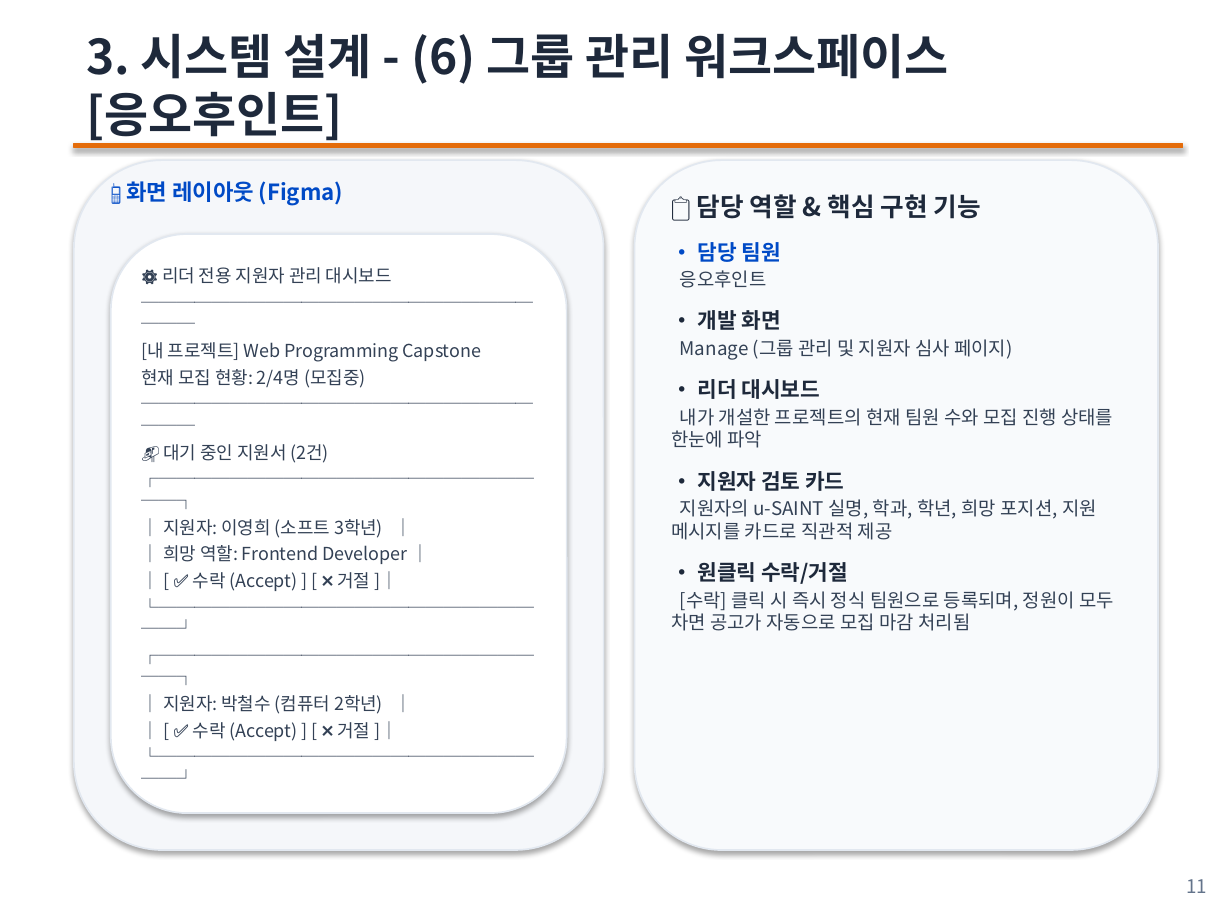
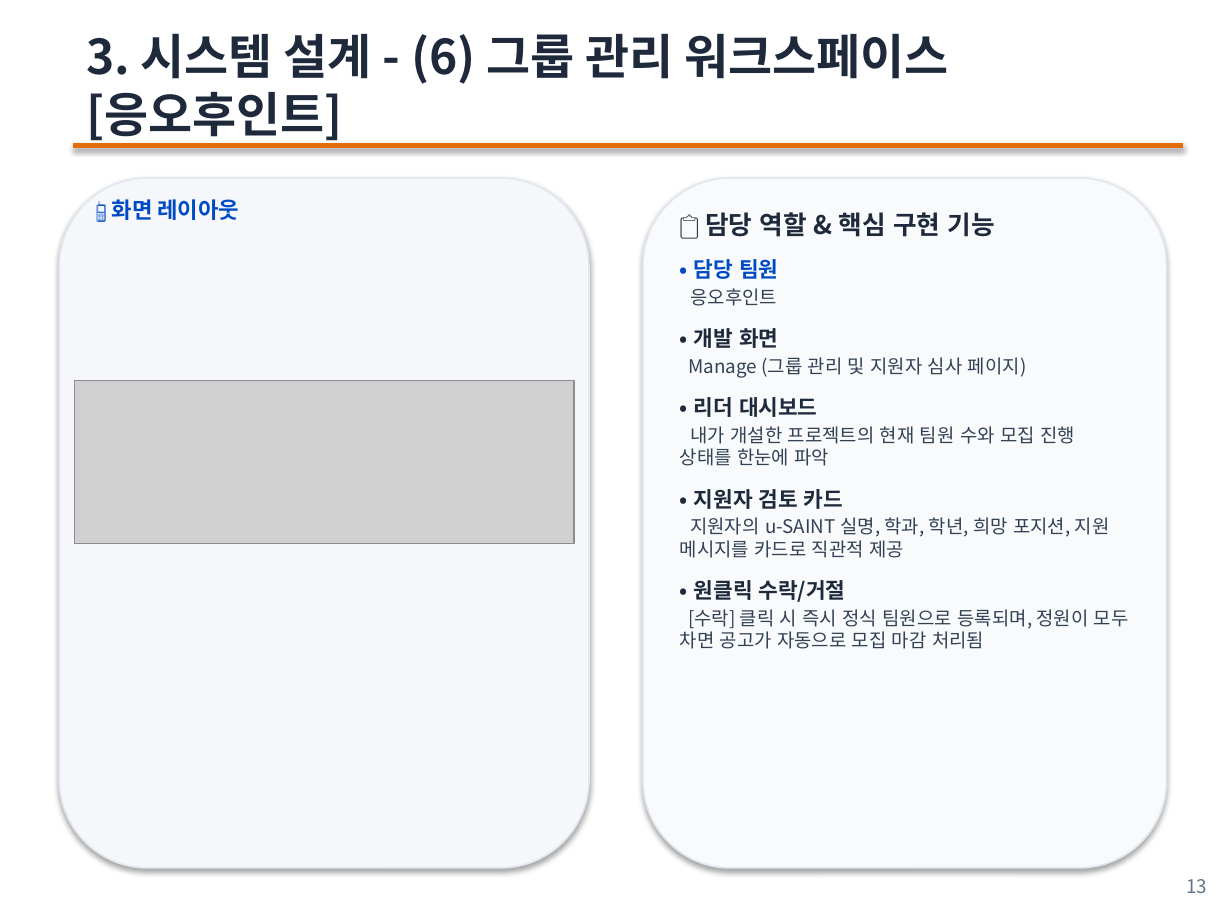
Before and after one commit to OnlyDev321/campus-match, a slide deck: slide 13 of CampusMatch.pptx (slide 12 before the commit). Drawn at 1232x924 pixels with LibreOffice and Linux fonts; fonts in the diff are those of the drawing; grey boxes stand for pictures. Boxes give left, top, right and bottom in pixels: in the first picture for what was removed or moved away, otherwise in the second. Text is boxed around its words. In the diff, an @@ line names an element or a change of style, - is before the commit and + after.

```diff
--- a/CampusMatch.pptx
+++ b/CampusMatch.pptx
@@ rounded rectangle: place and size @@
-rounded rectangle at (74, 160, 604, 850)
+rounded rectangle at (59, 179, 589, 869)
@@ rounded rectangle: place and size @@
-rounded rectangle at (634, 160, 1158, 850)
+rounded rectangle at (643, 179, 1167, 869)
@@ text at (112, 199, 240, 220): text changed @@
-📱 화면 레이아웃 (Figma)
+📱 화면 레이아웃
@@ text "📋 담당 역할 & 핵심 ..." rewrapped from (671, 194, 1114, 631) to (680, 212, 1129, 649) @@
@@ rounded rectangle removed at (111, 234, 567, 813) @@
@@ text removed at (141, 267, 482, 741) @@
-⚙️ 리더 전용 지원자 관리 대시보드
-─────────────────────────
-[내 프로젝트] Web Programming Capstone
-현재 모집 현황: 2/4명 (모집중)
-─────────────────────────
-📬 대기 중인 지원서 (2건)
-┌───────────────────────┐
-│ 지원자: 이영희 (소프트 3학년) │
-│ 희망 역할: Frontend Developer │
-│ [ ✅ 수락 (Accept) ] [ ❌ 거절 ]│
-└───────────────────────┘
-┌───────────────────────┐
-│ 지원자: 박철수 (컴퓨터 2학년) │
-│ [ ✅ 수락 (Accept) ] [ ❌ 거절 ]│
-└───────────────────────┘
@@ picture added at (74, 381, 574, 543) @@
@@ text at (1186, 879, 1207, 893): text changed @@
-11
+13
```
Also in this commit, not shown: 6 other slides changed, 2 slides added, 1 slide removed, 1 other file.
